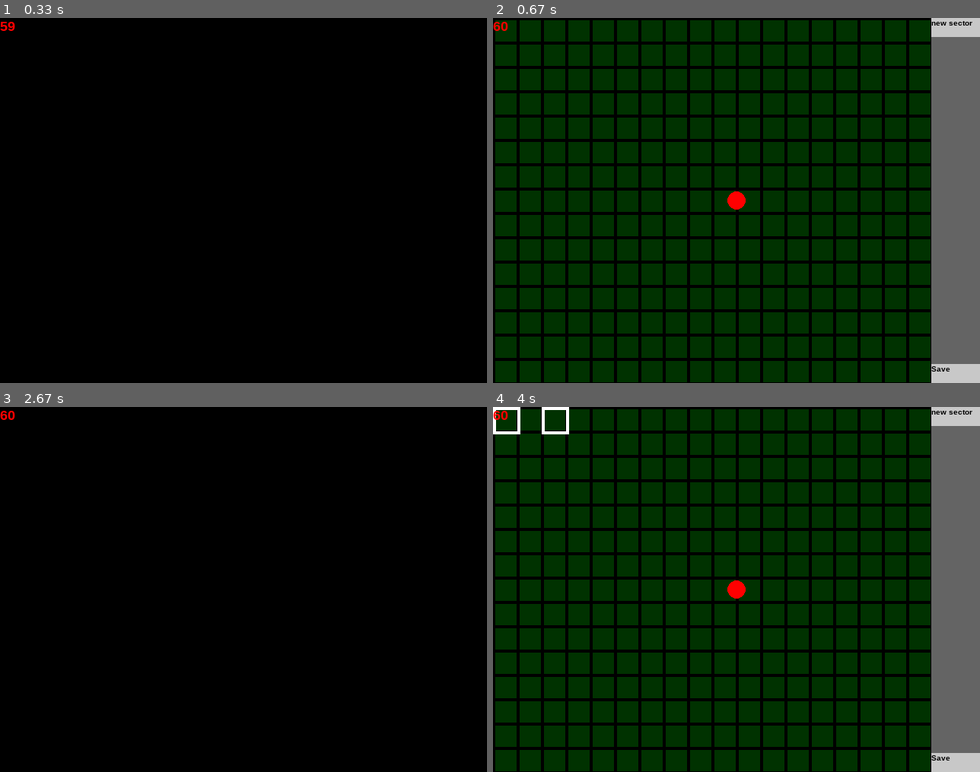
Above: before the commit, frames 1-4 (two rows, left to right).
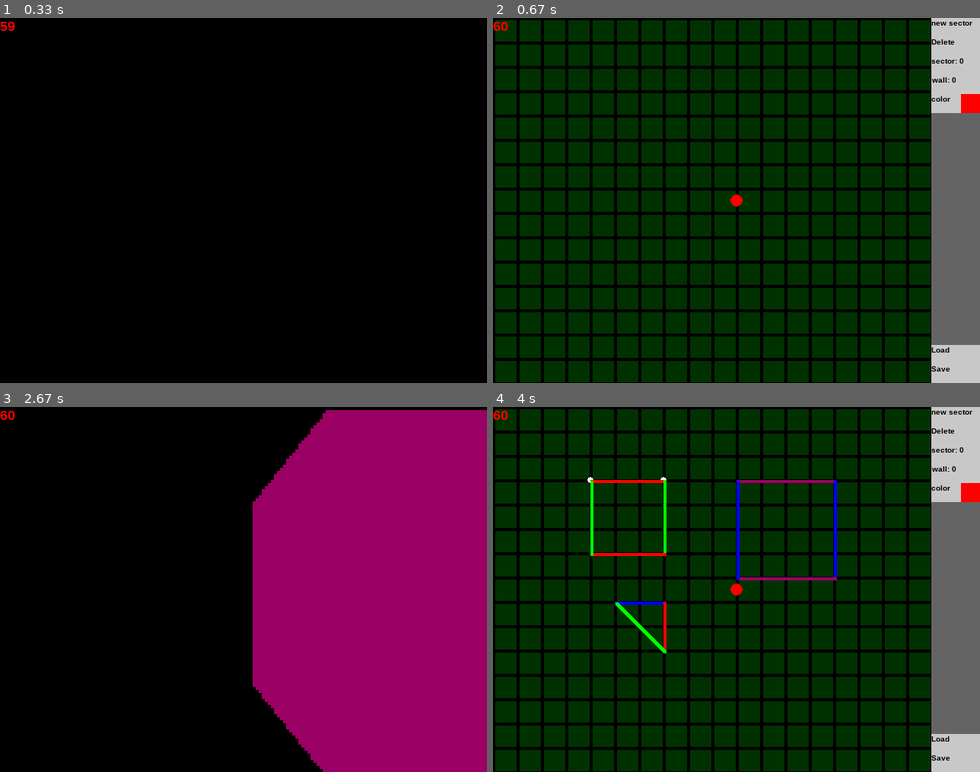
Above: after the commit, the same moments.

Repository: ArtonLong/pygame
Game: pygame game, started from 3d_rendering/main.py
Same seed, same stepped clock (60 frames per second), same inputs: the game is played once before the commit and once after it.
Inputs (mouse positions are in pixels of both pictures, inside the frame that each line leads up to):
- Up to frame 1 (0.33 s): no input
- Up to frame 2 (0.67 s): tap I at 0.33 s
- Up to frame 3 (2.67 s): press the mouse at (462, 742) at 0.7 s; move the mouse to (409, 691) at 0.8 s; release the mouse at (355, 644) at 0.93 s; tap I at 1 s; hold Right 1.33-1.8 s; hold Right from 2.33 s (still down)
- Up to frame 4 (4 s): release Right at 2.8 s; hold Left 2.83-3.37 s; hold Down 3.4-3.7 s; tap I at 3.73 s

Frame 1 is identical in both runs. In frame 2, 2.7% of the frame differs, in the area x 48-100%, y 5-95%; in frame 3, 44%, in the area x 51-100%, y 0-100%; in frame 4, 4.5%.

Commit message:
editor basic features

Diff:
--- a/3d_rendering/editor.py
+++ b/3d_rendering/editor.py
@@ -18,6 +18,8 @@
         self.menu_width = 64
         self.selected_sector = 0
         self.selected_wall = 0
+        self.selected_color = 0
+        self.color = (255,0,0)
         self.grid_scale = 32
 
         self.start_sector_point = None
@@ -25,19 +27,23 @@
         self.is_placing_sector = False
 
         self.new_sector_btn = Button(self.menu_width, 25, SIZE[0]-self.menu_width, 0, "new sector")
+        self.delete_btn = Button(self.menu_width, 25, SIZE[0]-self.menu_width, 25, "Delete")
         self.load_btn = Button(self.menu_width, 25, SIZE[0]-self.menu_width, SIZE[1]-50, "Load")
         self.save_btn = Button(self.menu_width, 25, SIZE[0]-self.menu_width, SIZE[1]-25, "Save")
+        self.sector_btn = Button(self.menu_width, 25, SIZE[0]-self.menu_width, 50, "sector:")
+        self.wall_btn = Button(self.menu_width, 25, SIZE[0]-self.menu_width, 75, "wall: 0")
+        self.color_btn = Button(self.menu_width, 25, SIZE[0]-self.menu_width, 100, "color")
 
     def handle_click(self):
         current_time = time.time()
 
-        if pygame.mouse.get_pressed()[0] and current_time - self.tslc > 0.5:
+        if pygame.mouse.get_pressed()[0] and current_time - self.tslc > 0.25:
             self.tslc = current_time
             return True
         return False
 
     def place_player(self):
-        pygame.draw.circle(self.DISPLAY_SURF, (255, 0, 0), (self.player.x, self.player.y), PIXEL_SCALE*3)
+        pygame.draw.circle(self.DISPLAY_SURF, (255, 0, 0), (self.player.x, self.player.y), PIXEL_SCALE*2)
 
     def draw(self):
         color = (0,0,0)
@@ -52,17 +58,35 @@
         pygame.draw.rect(self.DISPLAY_SURF, (100, 100, 100), ((SIZE[0]-self.menu_width, 0),(self.menu_width, SIZE[1])))
 
         self.new_sector_btn.draw(self.DISPLAY_SURF)
+        self.delete_btn.draw(self.DISPLAY_SURF)
+        self.load_btn.draw(self.DISPLAY_SURF)
         self.save_btn.draw(self.DISPLAY_SURF)
-
-        for s in self.sectors:
-            for w in s.walls:
-                self.draw_line(w.x1, w.y1, w.x2, w.y2, 0,0,0)
+        self.sector_btn.draw(self.DISPLAY_SURF)
+        self.wall_btn.draw(self.DISPLAY_SURF)
+        self.color_btn.draw(self.DISPLAY_SURF)
+
+        self.sector_btn.text = f"sector: {self.selected_sector}"
+        self.wall_btn.text = f"wall: {self.selected_wall}"
+        pygame.draw.rect(self.DISPLAY_SURF, self.color, ((self.color_btn.x+(self.color_btn.width-25), self.color_btn.y),(25,25)))
+
+        for i, s in enumerate(self.sectors):
+            for j, w in enumerate(s.walls):
+                if i == self.selected_sector:
+                    if j == self.selected_wall:
+                        pygame.draw.circle(self.DISPLAY_SURF, (255,255,255), (w.x1, w.y1), PIXEL_SCALE)
+                        pygame.draw.circle(self.DISPLAY_SURF, (255,255,255), (w.x2, w.y2), PIXEL_SCALE)
+
+                self.draw_line(w.x1, w.y1, w.x2, w.y2, w.c)
 
     def button_handler(self):
         if self.new_sector_btn.button_click() and not self.is_placing_sector:
             self.tslc = time.time() + 0.5
             self.place_sector()
             self.is_placing_sector = True
+
+        if self.delete_btn.button_click() and not self.is_placing_sector:
+            self.sectors.pop(self.selected_sector)
+            self.selected_sector = 0
 
         if self.save_btn.button_click():
             temp = []
@@ -78,6 +102,33 @@
             for s in data["sectors"]:
                 self.sectors.append(self.dict_to_sectors(s))
 
+        if self.sector_btn.button_click() and not self.is_placing_sector:
+            self.selected_sector += 1
+            if self.selected_sector > len(self.sectors)-1:
+                self.selected_sector = 0
+
+        if self.wall_btn.button_click() and not self.is_placing_sector:
+            self.selected_wall += 1
+            if self.selected_wall > len(self.sectors[self.selected_sector].walls)-1:
+                self.selected_wall = 0
+
+        if self.color_btn.button_click() and not self.is_placing_sector:
+            self.selected_color += 1
+            if self.selected_color > 3:
+                self.selected_color = 0
+
+            if self.selected_color == 0:
+                self.color = (255,0,0)
+            if self.selected_color == 1:
+                self.color = (0,255,0)
+            if self.selected_color == 2:
+                self.color = (0,0,255)
+            if self.selected_color == 3:
+                self.color = (155,0,100)
+
+            self.sectors[self.selected_sector].walls[self.selected_wall].c = self.color
+
+
     def dict_to_sectors(self, d:dict):
         s = Sector(**d)
         for i, w in enumerate(s.walls):
@@ -93,15 +144,18 @@
     def place_sector(self):
         new_sector = Sector(0,40,1,2, [])
         self.sectors.append(new_sector)
+        index = len(self.sectors) - 1
+        self.selected_sector = index
+        self.sector_btn.text = f"sector: {index}"
 
     def placing_walls(self):
         mouse_pos = pygame.mouse.get_pos()
         mouse_x = round(mouse_pos[0]/self.grid_scale)*self.grid_scale
         mouse_y = round(mouse_pos[1]/self.grid_scale)*self.grid_scale
 
-        self.draw_pixel(mouse_x, mouse_y, 0)
+        self.draw_pixel(mouse_x, mouse_y, (255,255,255))
         if self.start_wall_point != None:
-            self.draw_line(self.start_wall_point[0], self.start_wall_point[1], mouse_x, mouse_y, 0,0,0)
+            self.draw_line(self.start_wall_point[0], self.start_wall_point[1], mouse_x, mouse_y, (255,255,255))
 
         if self.handle_click():
             if self.start_sector_point == None:
@@ -109,7 +163,7 @@
                 self.start_sector_point = (mouse_x, mouse_y)
                 return
 
-            new_wall = Wall(self.start_wall_point[0], mouse_x, self.start_wall_point[1], mouse_y, 1)
+            new_wall = Wall(self.start_wall_point[0], mouse_x, self.start_wall_point[1], mouse_y, self.color)
 
             if self.start_sector_point == (mouse_x, mouse_y) and len(self.sectors[-1].walls) >= 2:
                 self.start_sector_point = None
@@ -123,17 +177,11 @@
             self.sectors[-1].walls.append(new_wall)
 
 
-    def draw_pixel(self, x, y, c):
-        if c == 0: color = (255,255,255)
-        elif c == 1: color = (255,0,0)
-        elif c == 2: color = (0,255,0)
-        elif c == 3: color = (0,0,255)
-        elif c == 4: color = (100,0,155)
-        else: color = (50,50,50)
+    def draw_pixel(self, x, y, color:tuple):
 
         pygame.draw.rect(self.DISPLAY_SURF, color, ((x, y), (PIXEL_SCALE, PIXEL_SCALE)))
 
-    def draw_line(self, x1,y1,x2,y2, r,g,b):
+    def draw_line(self, x1,y1,x2,y2, color:tuple):
         x = x2-x1
         y = y2-y1
         max = math.fabs(x)
@@ -142,7 +190,7 @@
         x /= max
         y /= max
         for i in range(int(max)):
-            self.draw_pixel(x1,y1,0)
+            self.draw_pixel(x1,y1,color)
             x1+=x
             y1+=y
 
@@ -150,7 +198,7 @@
     def __init__(self, width, height, x, y, text):
         self.width, self.height = width, height
         self.x, self.y = x, y
-        self.text = self.font(text)
+        self.text = text
 
         self.tslc = 0
         self.rect = pygame.Rect(x, y, width, height)
@@ -174,5 +222,6 @@
         return font.render(text , 1, (0,0,0))
 
     def draw(self, surface):
+        f_text = self.font(self.text)
         pygame.draw.rect(surface, (200,200,200), self.rect)
-        surface.blit(self.text, (self.x, self.y))
+        surface.blit(f_text, (self.x, self.y))
--- a/3d_rendering/main.py
+++ b/3d_rendering/main.py
@@ -84,7 +84,7 @@
                 if s.surface == 1: y2 = s.surf[x]
                 if s.surface == 2: y1 = s.surf[x]
                 for y in range(y1, y2):
-                    self.draw_pixel(x,y,2)
+                    self.draw_pixel(x,y,(0,255,0))
 
     def draw_3d(self):
         wx = [0,0,0,0]
@@ -172,20 +172,13 @@
 
                     self.draw_wall(wx[0], wx[1], wy[0], wy[1], wy[2], wy[3], s, w, front_back)
 
-                    self.draw_pixel(wx[0], wy[0], 0)
-                    self.draw_pixel(wx[1], wy[1], 0)
-                    self.draw_pixel(wx[2], wy[2], 0)
-                    self.draw_pixel(wx[3], wy[3], 0)
+                    # self.draw_pixel(wx[0], wy[0], (255,255,255))
+                    # self.draw_pixel(wx[1], wy[1], (255,255,255))
+                    # self.draw_pixel(wx[2], wy[2], (255,255,255))
+                    # self.draw_pixel(wx[3], wy[3], (255,255,255))
             #print(self.player.a, self.cos[self.player.a], self.sin[self.player.a])
 
-    def draw_pixel(self, x, y, c):
-        if c == 0: color = (255,255,255)
-        elif c == 1: color = (255,0,0)
-        elif c == 2: color = (0,255,0)
-        elif c == 3: color = (0,0,255)
-        elif c == 4: color = (100,0,155)
-        else: color = (50,50,50)
-
+    def draw_pixel(self, x, y, color:tuple):
         pygame.draw.rect(self.DISPLAY_SURF, color, ((x*PIXEL_SCALE, HEIGHT*PIXEL_SCALE - y*PIXEL_SCALE), (PIXEL_SCALE, PIXEL_SCALE)))
 
     def edit_scene(self):
--- a/3d_rendering/map.json
+++ b/3d_rendering/map.json
@@ -3,9 +3,9 @@
         {
             "z1": 0,
             "z2": 40,
-            "ct": 3,
-            "cb": 4,
-            "d": 320.0,
+            "ct": 1,
+            "cb": 2,
+            "d": 576.0,
             "surf": [
                 0,
                 0,
@@ -171,32 +171,48 @@
             "surface": 0,
             "walls": [
                 {
-                    "x1": 0,
-                    "x2": 0,
-                    "y1": 32,
-                    "y2": 0,
-                    "c": 1
-                },
-                {
-                    "x1": 32,
-                    "x2": 0,
-                    "y1": 32,
-                    "y2": 32,
-                    "c": 2
-                },
-                {
-                    "x1": 32,
-                    "x2": 32,
-                    "y1": 0,
-                    "y2": 32,
-                    "c": 1
-                },
-                {
-                    "x1": 0,
-                    "x2": 32,
-                    "y1": 0,
-                    "y2": 0,
-                    "c": 2
+                    "x1": 320,
+                    "x2": 448,
+                    "y1": 96,
+                    "y2": 96,
+                    "c": [
+                        155,
+                        0,
+                        100
+                    ]
+                },
+                {
+                    "x1": 448,
+                    "x2": 448,
+                    "y1": 96,
+                    "y2": 224,
+                    "c": [
+                        0,
+                        0,
+                        255
+                    ]
+                },
+                {
+                    "x1": 448,
+                    "x2": 320,
+                    "y1": 224,
+                    "y2": 224,
+                    "c": [
+                        155,
+                        0,
+                        100
+                    ]
+                },
+                {
+                    "x1": 320,
+                    "x2": 320,
+                    "y1": 224,
+                    "y2": 96,
+                    "c": [
+                        0,
+                        0,
+                        255
+                    ]
                 }
             ]
         },
@@ -205,7 +221,7 @@
             "z2": 40,
             "ct": 1,
             "cb": 2,
-            "d": 64.0,
+            "d": 464.0,
             "surf": [
                 0,
                 0,
@@ -371,32 +387,253 @@
             "surface": 0,
             "walls": [
                 {
-                    "x1": 64,
-                    "x2": 96,
-                    "y1": 0,
-                    "y2": 0,
-                    "c": 3
-                },
-                {
-                    "x1": 96,
-                    "x2": 96,
-                    "y1": 0,
-                    "y2": 32,
-                    "c": 4
-                },
-                {
-                    "x1": 96,
-                    "x2": 64,
-                    "y1": 32,
-                    "y2": 32,
-                    "c": 3
-                },
-                {
-                    "x1": 64,
-                    "x2": 64,
-                    "y1": 32,
-                    "y2": 0,
-                    "c": 4
+                    "x1": 160,
+                    "x2": 224,
+                    "y1": 256,
+                    "y2": 256,
+                    "c": [
+                        0,
+                        0,
+                        255
+                    ]
+                },
+                {
+                    "x1": 224,
+                    "x2": 224,
+                    "y1": 256,
+                    "y2": 320,
+                    "c": [
+                        255,
+                        0,
+                        0
+                    ]
+                },
+                {
+                    "x1": 224,
+                    "x2": 160,
+                    "y1": 320,
+                    "y2": 256,
+                    "c": [
+                        0,
+                        255,
+                        0
+                    ]
+                }
+            ]
+        },
+        {
+            "z1": 0,
+            "z2": 40,
+            "ct": 1,
+            "cb": 2,
+            "d": 192.0,
+            "surf": [
+                0,
+                0,
+                0,
+                0,
+                0,
+                0,
+                0,
+                0,
+                0,
+                0,
+                0,
+                0,
+                0,
+                0,
+                0,
+                0,
+                0,
+                0,
+                0,
+                0,
+                0,
+                0,
+                0,
+                0,
+                0,
+                0,
+                0,
+                0,
+                0,
+                0,
+                0,
+                0,
+                0,
+                0,
+                0,
+                0,
+                0,
+                0,
+                0,
+                0,
+                0,
+                0,
+                0,
+                0,
+                0,
+                0,
+                0,
+                0,
+                0,
+                0,
+                0,
+                0,
+                0,
+                0,
+                0,
+                0,
+                0,
+                0,
+                0,
+                0,
+                0,
+                0,
+                0,
+                0,
+                0,
+                0,
+                0,
+                0,
+                0,
+                0,
+                0,
+                0,
+                0,
+                0,
+                0,
+                0,
+                0,
+                0,
+                0,
+                0,
+                0,
+                0,
+                0,
+                0,
+                0,
+                0,
+                0,
+                0,
+                0,
+                0,
+                0,
+                0,
+                0,
+                0,
+                0,
+                0,
+                0,
+                0,
+                0,
+                0,
+                0,
+                0,
+                0,
+                0,
+                0,
+                0,
+                0,
+                0,
+                0,
+                0,
+                0,
+                0,
+                0,
+                0,
+                0,
+                0,
+                0,
+                0,
+                0,
+                0,
+                0,
+                0,
+                0,
+                0,
+                0,
+                0,
+                0,
+                0,
+                0,
+                0,
+                0,
+                0,
+                0,
+                0,
+                0,
+                0,
+                0,
+                0,
+                0,
+                0,
+                0,
+                0,
+                0,
+                0,
+                0,
+                0,
+                0,
+                0,
+                0,
+                0,
+                0,
+                0,
+                0,
+                0,
+                0,
+                0,
+                0,
+                0,
+                0,
+                0
+            ],
+            "surface": 0,
+            "walls": [
+                {
+                    "x1": 128,
+                    "x2": 224,
+                    "y1": 96,
+                    "y2": 96,
+                    "c": [
+                        255,
+                        0,
+                        0
+                    ]
+                },
+                {
+                    "x1": 224,
+                    "x2": 224,
+                    "y1": 96,
+                    "y2": 192,
+                    "c": [
+                        0,
+                        255,
+                        0
+                    ]
+                },
+                {
+                    "x1": 224,
+                    "x2": 128,
+                    "y1": 192,
+                    "y2": 192,
+                    "c": [
+                        255,
+                        0,
+                        0
+                    ]
+                },
+                {
+                    "x1": 128,
+                    "x2": 128,
+                    "y1": 192,
+                    "y2": 96,
+                    "c": [
+                        0,
+                        255,
+                        0
+                    ]
                 }
             ]
         }
